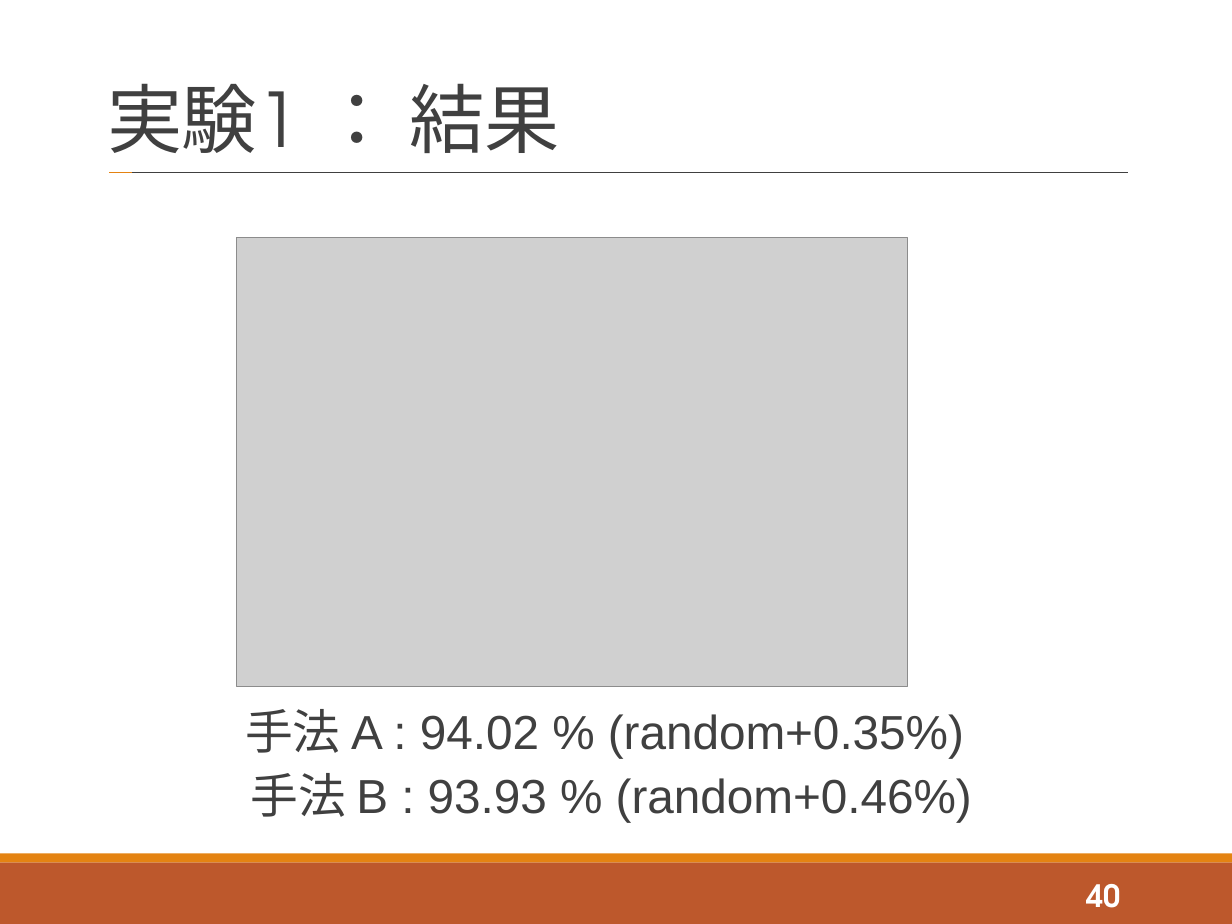
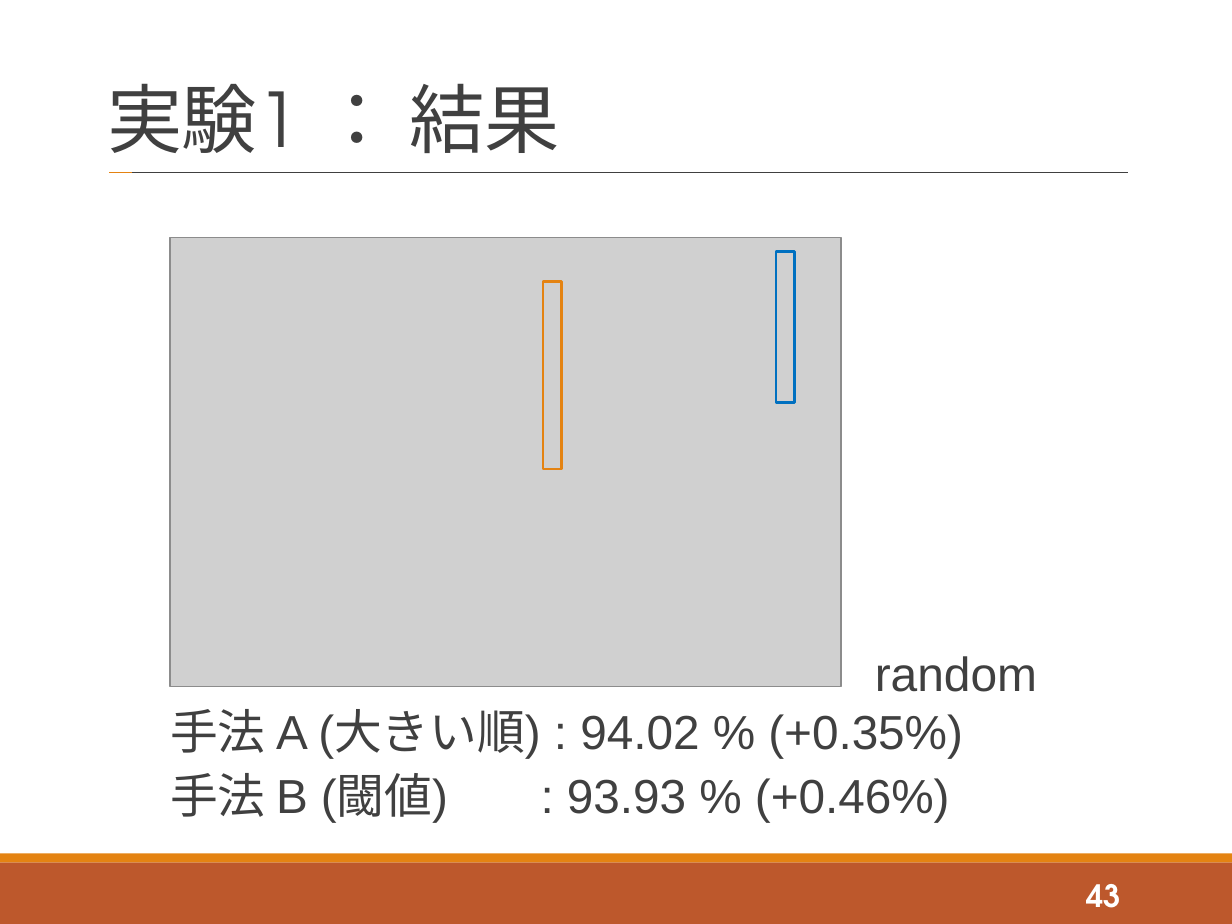
Before and after one commit to tatsuya-sugiyama/WeeklyReport, a slide deck: slide 43 of report/2020後期/2020_2nd_sugiyama.pptx (slide 40 before the commit). Drawn at 1232x924 pixels with LibreOffice and Linux fonts; fonts in the diff are those of the drawing; grey boxes stand for pictures. Boxes give left, top, right and bottom in pixels: in the first picture for what was removed or moved away, otherwise in the second. Text is boxed around its words. In the diff, an @@ line names an element or a change of style, - is before the commit and + after.

```diff
--- a/report/2020後期/2020_2nd_sugiyama.pptx
+++ b/report/2020後期/2020_2nd_sugiyama.pptx
@@ picture: place and size @@
-picture at [237,238,908,686]
+picture at [170,238,841,686]
@@ rectangle added at [776,251,795,402], outline #0070C0 1.5 pt @@
@@ rectangle added at [543,281,562,468], outline #E48312 1.5 pt @@
@@ text added at [875,656,1037,692], 28 pt, text #404040 @@
+random
@@ text at [170,709,963,822]: text changed @@
-手法 A : 94.02 % (random+0.35%)
-手法 B : 93.93 % (random+0.46%)
+手法 A (大きい順) : 94.02 % (+0.35%)
+手法 B (閾値) : 93.93 % (+0.46%)
@@ page number at [1086,884,1120,908]: text changed @@
-40
+43
```
Also in this commit, not shown: 14 other slides changed, 7 slides added, 2 slides removed.
